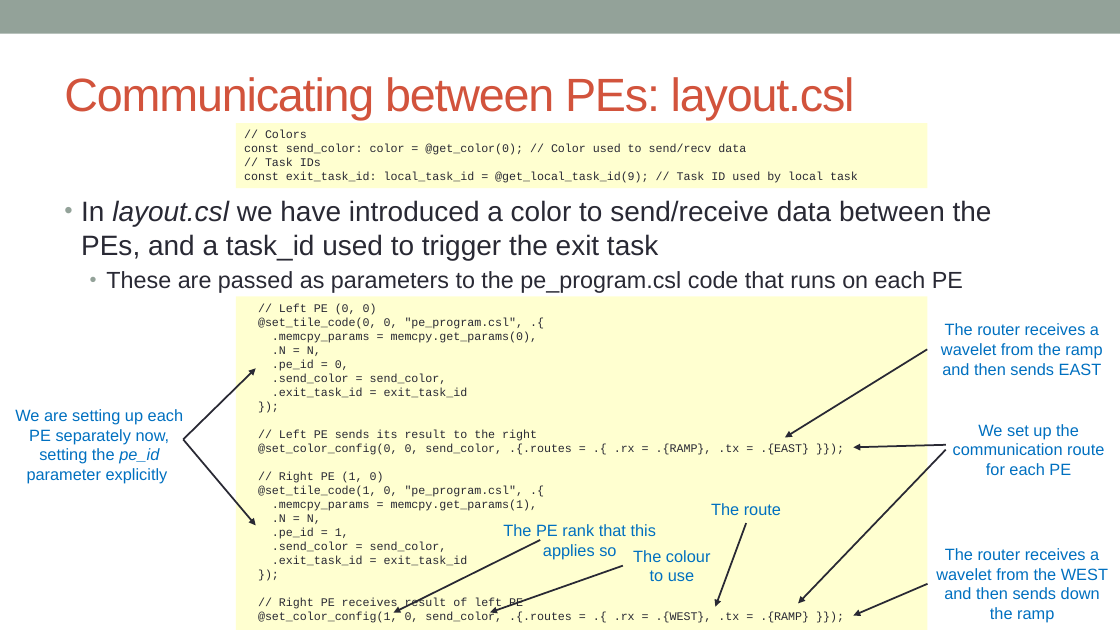
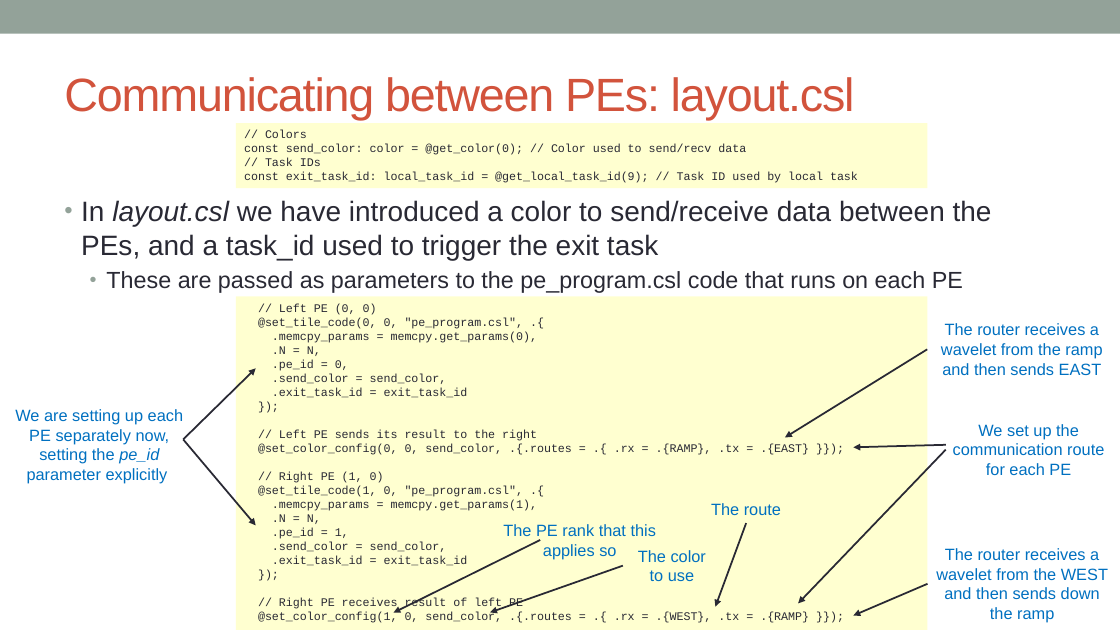
Before and after one commit to EPCCed/cs2-sdk-training, a slide deck: slide 9 of lectures/powerpoints/SDK-walkthrough-part-two.pptx. Drawn at 1120x630 pixels with LibreOffice and Linux fonts; fonts in the diff are those of the drawing. Boxes give left, top, right and bottom in pixels: in the first picture for what was removed or moved away, otherwise in the second. Text is boxed around its words. In the diff, an @@ line names an element or a change of style, - is before the commit and + after.

```diff
--- a/lectures/powerpoints/SDK-walkthrough-part-two.pptx
+++ b/lectures/powerpoints/SDK-walkthrough-part-two.pptx
@@ text at (638,550,706,581): text changed @@
-The colour to use
+The color to use
```
Also in this commit, not shown: 5 other slides changed, 2 other files.
